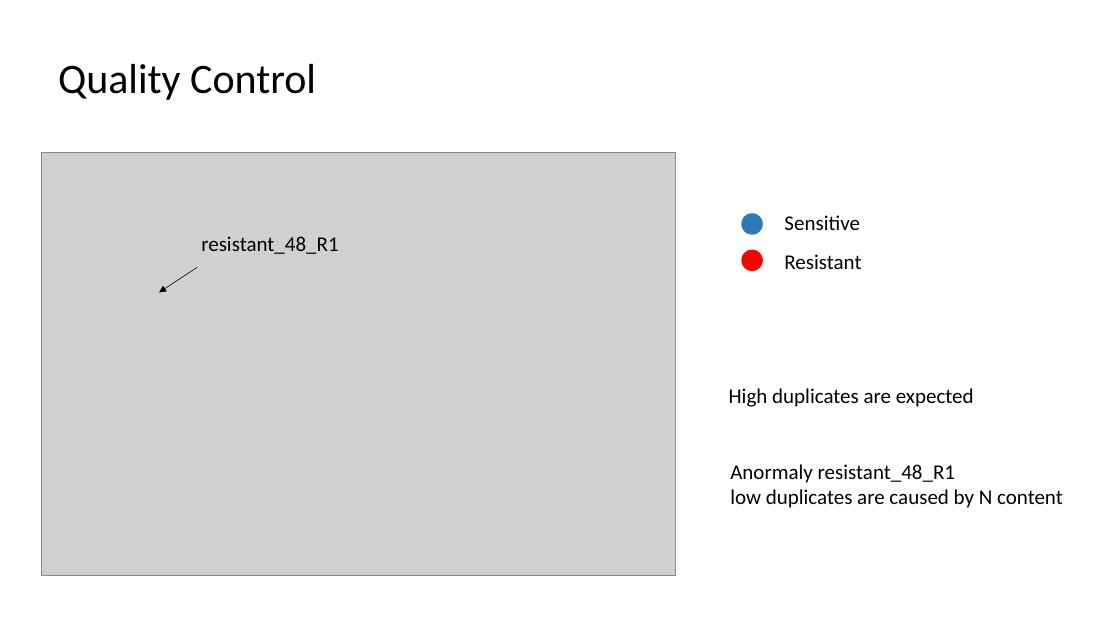
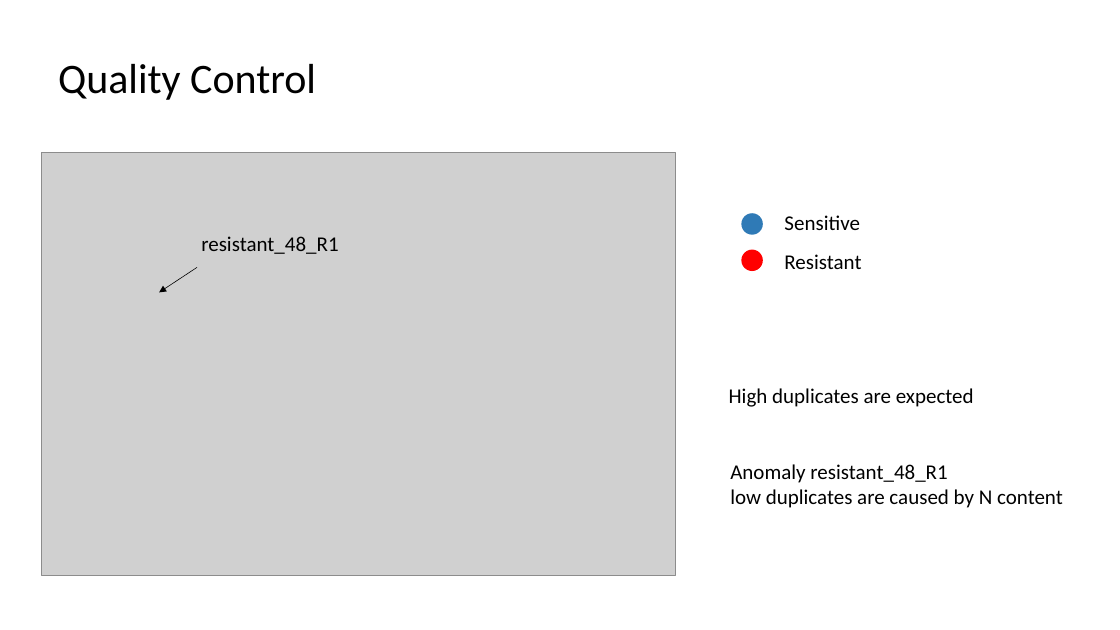
Before and after one commit to georgedashen/ANGSD_final, a slide deck: slide 8 of ANGSD_final.pptx (slide 7 before the commit). Drawn at 1120x630 pixels with LibreOffice and Linux fonts; fonts in the diff are those of the drawing; grey boxes stand for pictures. Boxes give left, top, right and bottom in pixels: in the first picture for what was removed or moved away, otherwise in the second. Text is boxed around its words. In the diff, an @@ line names an element or a change of style, - is before the commit and + after.

```diff
--- a/ANGSD_final.pptx
+++ b/ANGSD_final.pptx
@@ text at [730,464,947,483]: text changed @@
-Anormaly resistant_48_R1
+Anomaly resistant_48_R1
```
Also in this commit, not shown: 8 other slides changed, 4 slides added, 1 other file.
